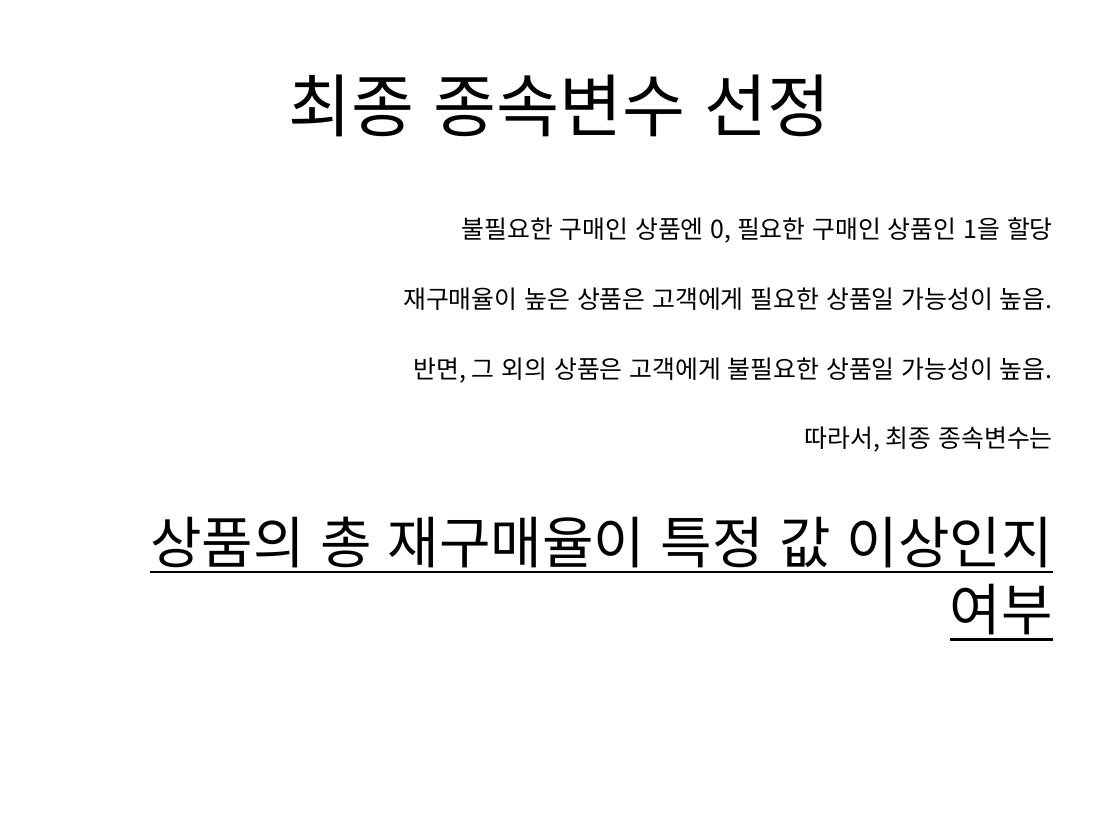
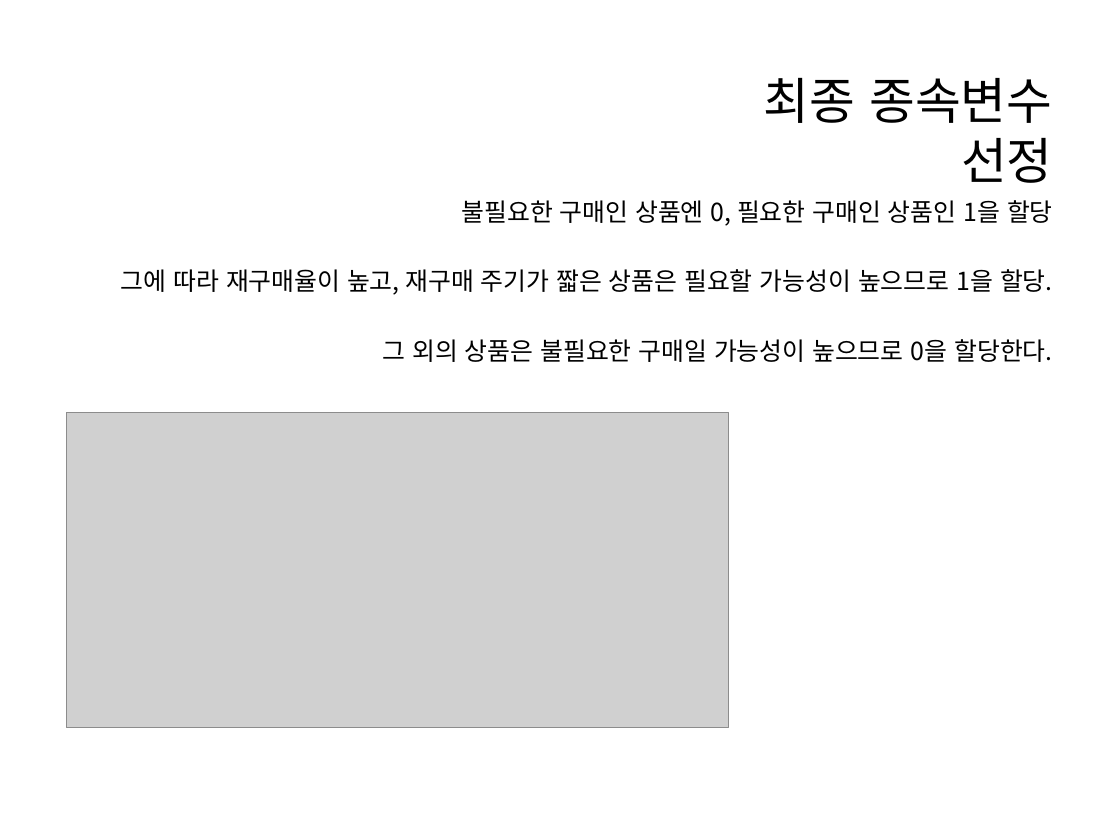
Before and after one commit to WasVelinn/1stPerSonalProjecT, a slide deck: slide 23 of 프레젠테이션1.pptx. Drawn at 1120x840 pixels with LibreOffice and Linux fonts; fonts in the diff are those of the drawing; grey boxes stand for pictures. Boxes give left, top, right and bottom in pixels: in the first picture for what was removed or moved away, otherwise in the second. Text is boxed around its words. In the diff, an @@ line names an element or a change of style, - is before the commit and + after.

```diff
--- a/프레젠테이션1.pptx
+++ b/프레젠테이션1.pptx
@@ text "최종 종속변수 선정": place and size @@
-text "최종 종속변수 선정" at (289, 74, 831, 137)
+text "최종 종속변수 선정" at (764, 78, 1053, 183)
@@ text "최종 종속변수 선정" at (764, 78, 1053, 183): size 44 to 32 pt; alignment centre to right @@
@@ text added at (121, 200, 1053, 362), 16 pt, text #000000 @@
+불필요한 구매인 상품엔 0, 필요한 구매인 상품인 1을 할당
+그에 따라 재구매율이 높고, 재구매 주기가 짧은 상품은 필요할 가능성이 높으므로 1을 할당.
+그 외의 상품은 불필요한 구매일 가능성이 높으므로 0을 할당한다.
@@ text removed at (150, 217, 1053, 641) @@
-불필요한 구매인 상품엔 0, 필요한 구매인 상품인 1을 할당
-재구매율이 높은 상품은 고객에게 필요한 상품일 가능성이 높음.
-반면, 그 외의 상품은 고객에게 불필요한 상품일 가능성이 높음.
-따라서, 최종 종속변수는
-상품의 총 재구매율이 특정 값 이상인지 여부
@@ picture added at (66, 412, 729, 728) @@
```
Also in this commit, not shown: 10 other slides changed, 4 slides added, 3 slides removed, 8 other files.
